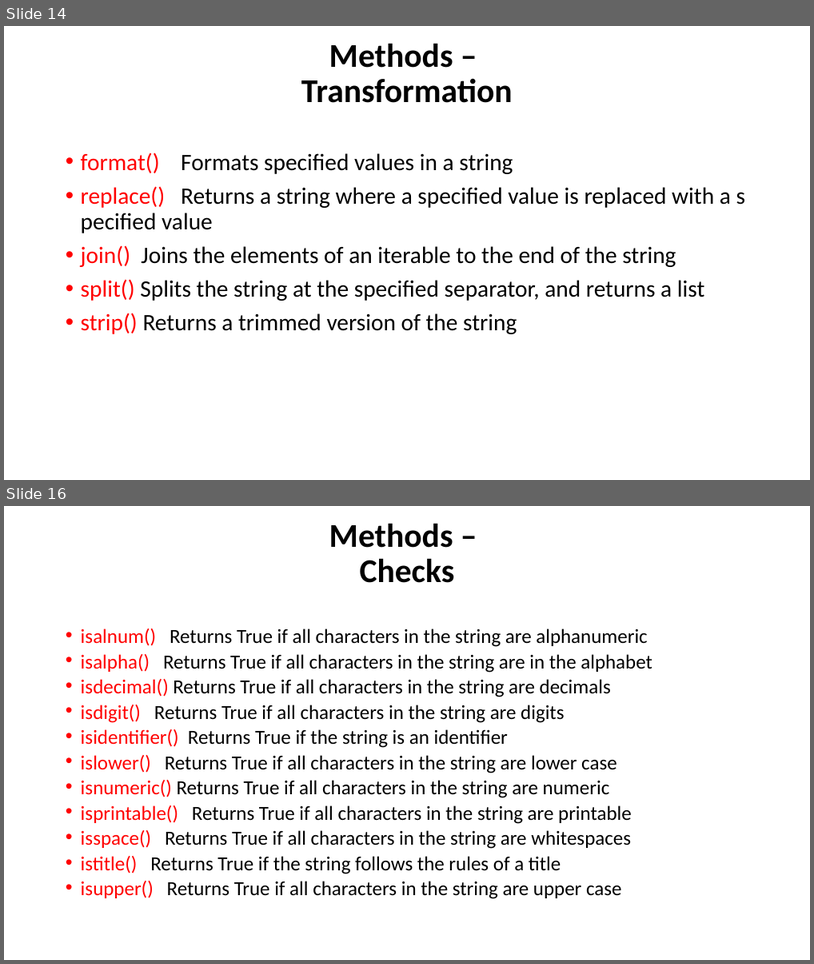
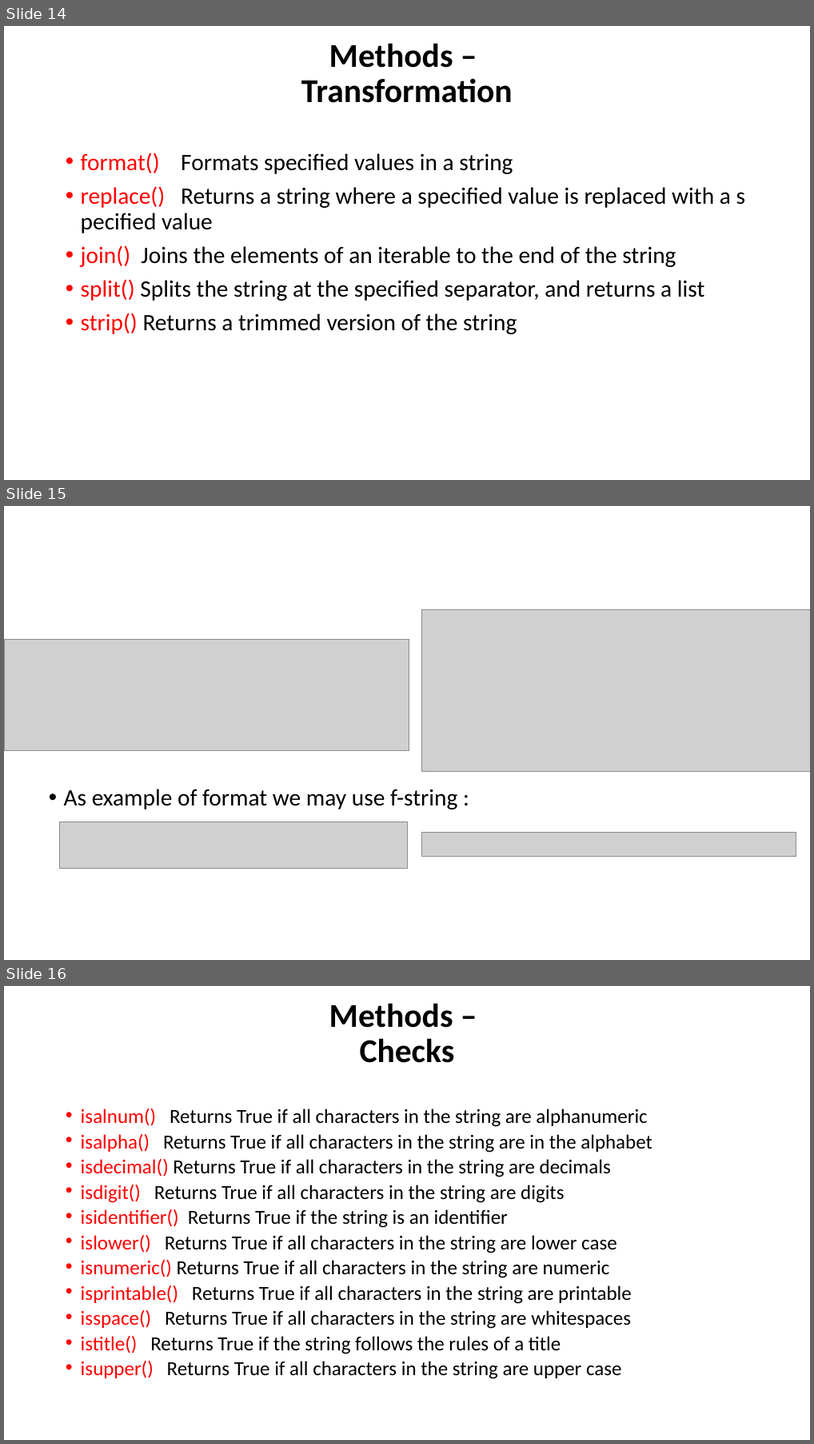
Before and after one commit to WonderLuc/brother-bootcamp, a slide deck: python 101/python_101.pptx. Shown one above the other, each under a label of ours: slides 14 and 16 before the commit, slides 14, 15 and 16 after it; the slides between them are not shown. The pictures are 814x964 and 814x1444 pixels, drawn with LibreOffice and Linux fonts; fonts in the diff are those of the drawing; grey boxes stand for pictures; background and template pictures are left out. Boxes give left, top, right and bottom in pixels: in the first picture for what was removed or moved away, otherwise in the second. Text is boxed around its words. In the diff, an @@ line names an element or a change of style, - is before the commit and + after.

Commit message:
feat: add f-string info to strings section

```diff
--- a/python 101/python_101.pptx
+++ b/python 101/python_101.pptx
@@ slide 15 added at (4, 506, 810, 960), background picture (left out) @@
@@ picture added at (422, 610, 810, 772) @@
@@ picture added at (4, 639, 410, 751) @@
@@ text added at (64, 788, 458, 809), 28 pt, text #000000 @@
+• As example of format we may use f-string :
@@ picture added at (60, 821, 407, 868) @@
@@ picture added at (422, 832, 797, 856) @@
```
Also in this commit, not shown: 1 slide changed, 1 slide removed, 1 other file.
